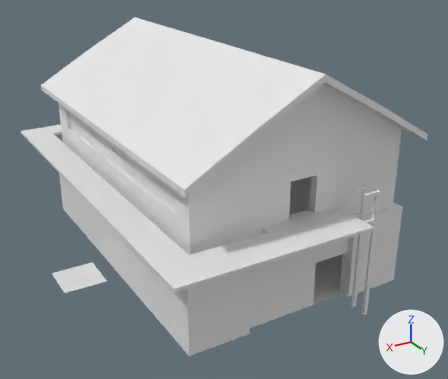
An edit to the FBX model Assets/Origin/Model/Factory2/Factory2.fbx, drawn before and after from the same camera.
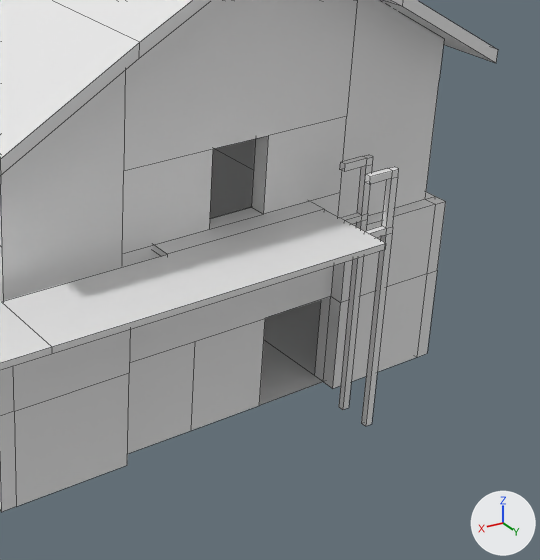
Each version appears first whole from a camera (50 mm lens) standing at (14.1, 24.9, 15.1) and looking at (0.2, 1.7, 3.5), and next in a close-up on the part from 42% to 100% of the width and 29% to 100% of the height. The axes (+X, +Y, +Z) are drawn at lower right. The lights are the same throughout. The close-ups show mesh edges as thin lines.

Names of what the first close-up shows: 'Storage'.
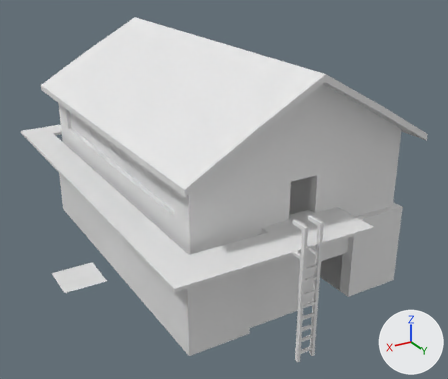
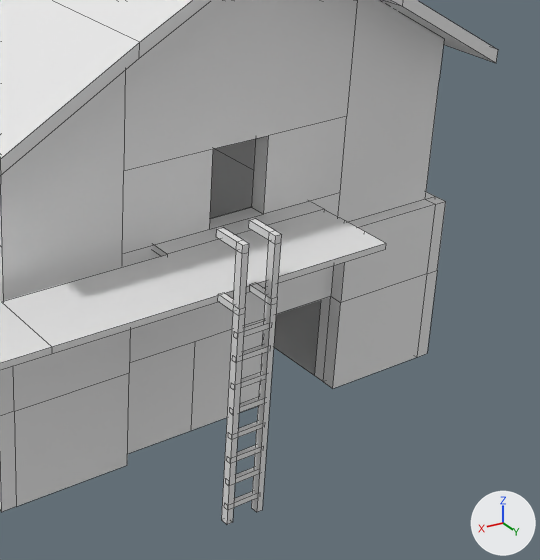
Commit message: Adjust factory 01

Pixel boxes [x1, y1, x2, y2] of what changed, in the close-ups (540 x 560 px; the box of a moved part takes in the faces that stretch with it):
'Storage', reshaped
    before: [0, 0, 498, 512]
    after: [0, 0, 498, 524]
part 1 of me_cube, added
    after: [233, 491, 257, 508]
part 2 of me_cube, added
    after: [235, 467, 258, 483]
part 3 of me_cube, added
    after: [236, 445, 260, 461]
part 4 of me_cube, added
    after: [238, 421, 262, 437]
part 5 of me_cube, added
    after: [239, 397, 263, 413]
part 6 of me_cube, added
    after: [241, 372, 265, 388]
part 7 of me_cube, added
    after: [242, 345, 267, 361]
part 8 of me_cube, added
    after: [244, 321, 268, 337]
part 9 of me_cube, moved or reshaped
    before: [259, 155, 399, 426]
    after: [217, 219, 282, 524]

Edits to the bpy script that builds the scene:
```text
Change me_cube:
    used by ob_storage; location = (0.0, 0.0, 0.0)
    remove me_cube.from_pydata(...)  # 258 vertices, 212 faces; spans x -5.6..6.7, y -9.5..9.5, z 0.0..10.3
    add me_cube.from_pydata(...)  # 331 vertices, 259 faces; spans x -5.6..6.7, y -9.5..10.1, z 0.0..10.3
    me_cube part 1: a new loose piece, a box spanning x 1.257..1.997, y 9.969..10.066, z 0.29..0.394, in mat_material (white #e7e7e7)
    me_cube part 2: a new loose piece, a box spanning x 1.257..1.997, y 9.969..10.066, z 0.817..0.92, in mat_material (white #e7e7e7)
    me_cube part 3: a new loose piece, a box spanning x 1.257..1.997, y 9.969..10.066, z 1.295..1.399, in mat_material (white #e7e7e7)
    me_cube part 4: a new loose piece, a box spanning x 1.257..1.997, y 9.969..10.066, z 1.798..1.901, in mat_material (white #e7e7e7)
    me_cube part 5: a new loose piece, a box spanning x 1.257..1.997, y 9.969..10.066, z 2.312..2.416, in mat_material (white #e7e7e7)
    me_cube part 6: a new loose piece, a box spanning x 1.257..1.997, y 9.969..10.066, z 2.814..2.918, in mat_material (white #e7e7e7)
    me_cube part 7: a new loose piece, a box spanning x 1.257..1.997, y 9.969..10.066, z 3.365..3.468, in mat_material (white #e7e7e7)
    me_cube part 8: a new loose piece, a box spanning x 1.257..1.997, y 9.969..10.066, z 3.831..3.935, in mat_material (white #e7e7e7)
    me_cube part 9
    9 faces are deleted
    5 vertices in x -2.2, y 9.1, z 0.0..5.6 move by (4.2, 0.8, 0.0)
    5 vertices in x -2.2, y 9.0, z 0.0..5.6 move by (4.1, 0.9, 0.0)
    5 vertices in x -2.2, y 8.4, z 0.0..5.6 move by (3.5, 1.5, 0.0)
    5 vertices in x -2.2, y 8.3, z 0.0..5.6 move by (3.4, 1.6, 0.0)
    5 vertices in x -2.4, y 9.1, z 0.0..5.6 move by (4.4, 1.0, 0.0)
    5 vertices in x -2.4, y 9.0, z 0.0..5.6 move by (4.3, 1.1, 0.0)
    20 vertices move from x -2.4..-0.9, y 7.1..9.1, z 0.0..5.6 to x -0.9..2.0, y 7.0..10.1, z 0.0..5.6
    1 vertex is added at (0.0, -7.4, 0.0)
    8 new vertices lie (0.0, -0.4, 0.0) away from vertices in x -2.2, y 8.3..9.1, z 4.3..4.4
    8 new faces join them
```
